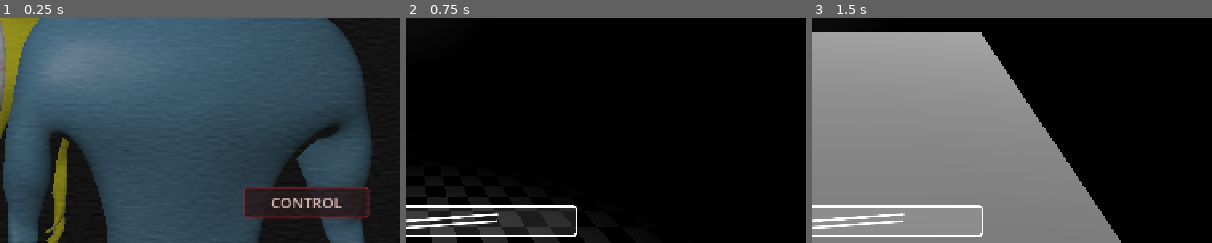
Above: before the commit, frames 1-3 (left to right).
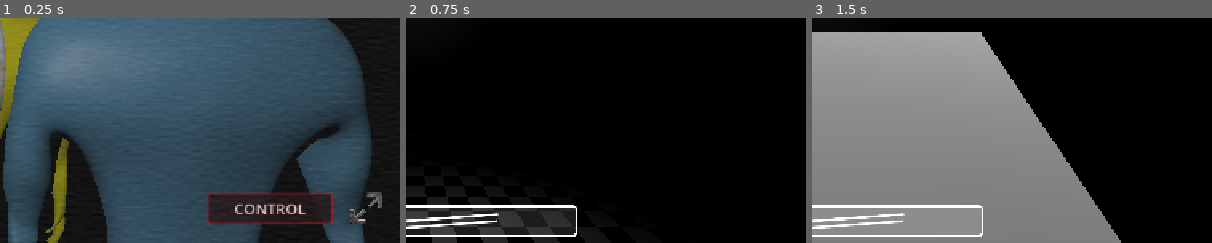
Above: after the commit, the same moments.

Repository: prajak-channok/Midnight-Shift-at-the-Toy-Factory
Game: Godot game, scene res://main_menu/main_menu.tscn
Same seed, same stepped clock (60 frames per second), same inputs: the game is played once before the commit and once after it.
Inputs (mouse positions are % of the whole screen's width and height, from its top left):
- Up to frame 1 (0.25 s): no input
- Up to frame 2 (0.75 s): click "Night 1" at 0.5 s
- Up to frame 3 (1.5 s): click (50, 95) at 1.25 s
The pictures show only the part of the screen within x 50-100%, y 50-100%; the shares and areas given below are measured in that part.

The runs differ from the first frame. In frame 1, 4.2% of the frame differs, in the area x 52-96%, y 75-92%; in frame 2, nothing differs; in frame 3, nothing differs.

Commit message:
feat: full screen button and key

Diff:
--- a/autoloads/global.gd
+++ b/autoloads/global.gd
@@ -1,3 +1,31 @@
 extends Node
 
+## Browsers only allow the orientation lock while fullscreen, and fullscreen is entered asynchronously, so retry once it changes.
+const WEB_LOCK_LANDSCAPE_JS := "(function(){var l=function(){try{screen.orientation.lock('landscape').catch(function(){});}catch(e){}};l();document.addEventListener('fullscreenchange',l,{once:true});})();"
+
 var current_night = 1
+
+
+func _unhandled_input(event: InputEvent) -> void:
+	if event.is_action_pressed("fullscreen"):
+		toggle_fullscreen()
+		get_viewport().set_input_as_handled()
+
+
+## Landscape is never released again: the game is only playable that way, so leaving fullscreen keeps it.
+func toggle_fullscreen() -> void:
+	if OS.has_feature("mobile"):
+		DisplayServer.screen_set_orientation(DisplayServer.SCREEN_LANDSCAPE)
+
+	if _is_fullscreen():
+		DisplayServer.window_set_mode(DisplayServer.WINDOW_MODE_WINDOWED)
+		return
+
+	DisplayServer.window_set_mode(DisplayServer.WINDOW_MODE_FULLSCREEN)
+	if OS.has_feature("web"):
+		JavaScriptBridge.eval(WEB_LOCK_LANDSCAPE_JS)
+
+
+func _is_fullscreen() -> bool:
+	var mode := DisplayServer.window_get_mode()
+	return mode == DisplayServer.WINDOW_MODE_FULLSCREEN or mode == DisplayServer.WINDOW_MODE_EXCLUSIVE_FULLSCREEN
--- a/main_menu/main_menu.gd
+++ b/main_menu/main_menu.gd
@@ -9,6 +9,7 @@
 ]
 
 @onready var night_buttons: Control = %NightButtons
+@onready var fullscreen_button: TextureButton = $FullScreenButton
 @onready var controls_button: Button = %ControlsButton
 @onready var controls_popup: Control = %ControlsPopup
 @onready var controls_rows: GridContainer = %Rows
@@ -23,6 +24,7 @@
 	_build_controls_rows()
 	controls_button.pressed.connect(controls_popup.show)
 	ok_button.pressed.connect(controls_popup.hide)
+	fullscreen_button.pressed.connect(Global.toggle_fullscreen)
 
 
 func _unhandled_input(event: InputEvent) -> void:
--- a/main_menu/main_menu.tscn
+++ b/main_menu/main_menu.tscn
@@ -8,6 +8,7 @@
 [ext_resource type="Texture2D" uid="uid://b4nbbl4e36j1d" path="res://common/static/static_frame_4.png" id="4_fd8qq"]
 [ext_resource type="Texture2D" uid="uid://brrmh86sbskvw" path="res://common/static/static_frame_5.png" id="5_jpi78"]
 [ext_resource type="PackedScene" uid="uid://clkgsftlw52ta" path="res://animatronics/yellow_animatronic/models/yellow_animatronic.glb" id="8_j61co"]
+[ext_resource type="Texture2D" uid="uid://bwd8mwoawy6iy" path="res://main_menu/FSBtn.png" id="9_6at21"]
 
 [sub_resource type="AnimatedTexture" id="AnimatedTexture_51c3w"]
 frames = 5
@@ -182,10 +183,10 @@
 anchor_top = 1.0
 anchor_right = 1.0
 anchor_bottom = 1.0
-offset_left = -250.0
-offset_top = -90.0
-offset_right = -50.0
-offset_bottom = -40.0
+offset_left = -308.0
+offset_top = -80.0
+offset_right = -108.0
+offset_bottom = -30.0
 grow_horizontal = 0
 grow_vertical = 0
 focus_mode = 0
@@ -198,6 +199,26 @@
 theme_override_styles/hover = SubResource("StyleBoxFlat_ctrl_hover")
 text = "CONTROL"
 
+[node name="FullScreenButton" type="TextureButton" parent="." unique_id=1183499191]
+layout_mode = 1
+anchors_preset = 3
+anchor_left = 1.0
+anchor_top = 1.0
+anchor_right = 1.0
+anchor_bottom = 1.0
+offset_left = -84.0
+offset_top = -87.0
+offset_right = -24.0
+offset_bottom = -27.0
+grow_horizontal = 0
+grow_vertical = 0
+focus_mode = 0
+texture_normal = ExtResource("9_6at21")
+texture_pressed = ExtResource("9_6at21")
+texture_hover = ExtResource("9_6at21")
+ignore_texture_size = true
+stretch_mode = 0
+
 [node name="ControlsPopup" type="Control" parent="." unique_id=814471415]
 unique_name_in_owner = true
 visible = false
--- a/project.godot
+++ b/project.godot
@@ -66,6 +66,11 @@
 "events": [Object(InputEventKey,"resource_local_to_scene":false,"resource_name":"","device":-1,"window_id":0,"alt_press …(191 unchanged characters)…
 ]
 }
+fullscreen={
+"deadzone": 0.5,
+"events": [Object(InputEventKey,"resource_local_to_scene":false,"resource_name":"","device":16,"window_id":0,"alt_pressed":false,"shift_pressed":false,"ctrl_pressed":false,"meta_pressed":false,"pressed":false,"keycode":0,"physical_keycode":4194305,"key_label":0,"unicode":0,"location":0,"echo":false,"script":null)
+]
+}
 
 [rendering]
 
Binary file added: main_menu/FSBtn.png
Not shown, added: main_menu/FSBtn.png.import
